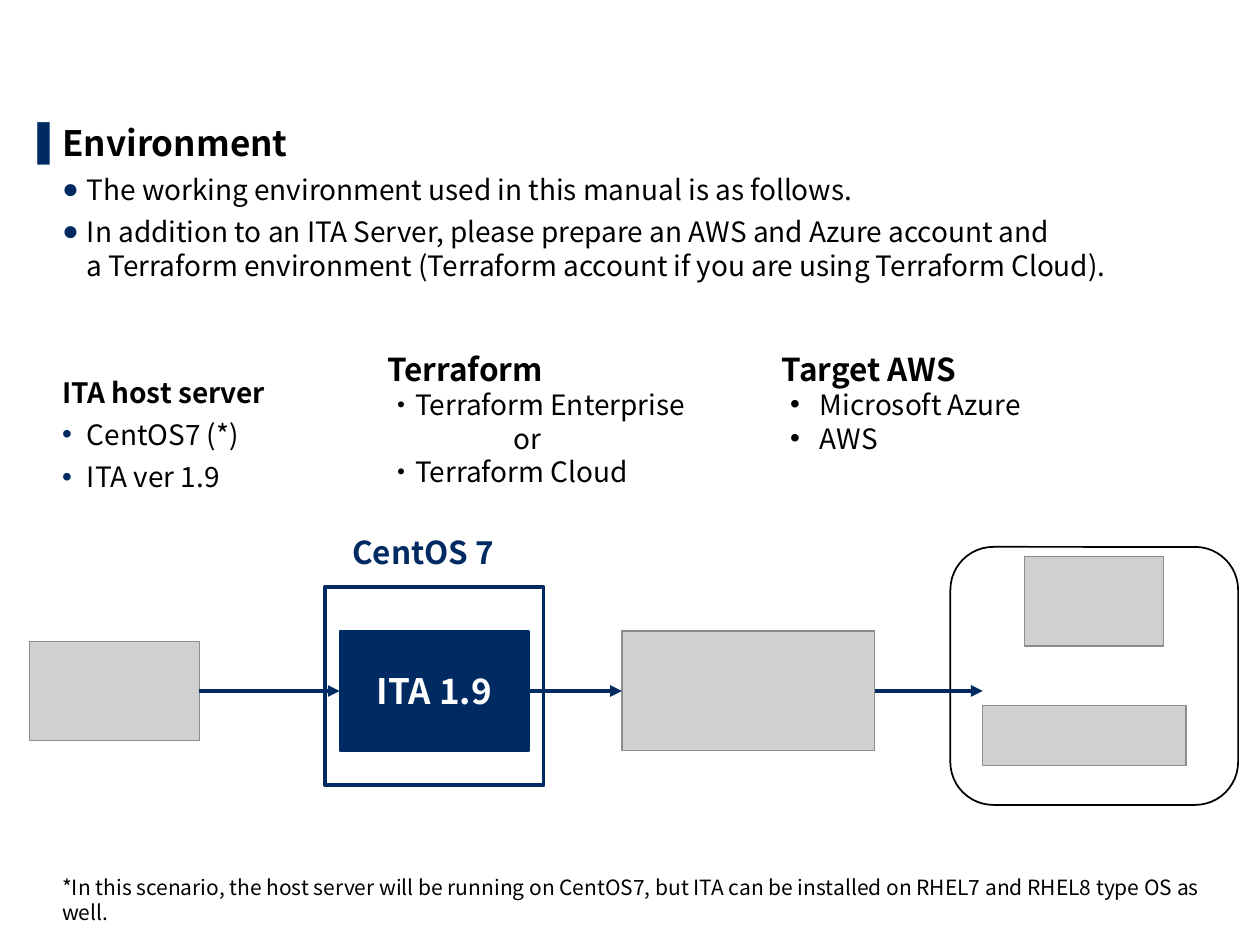
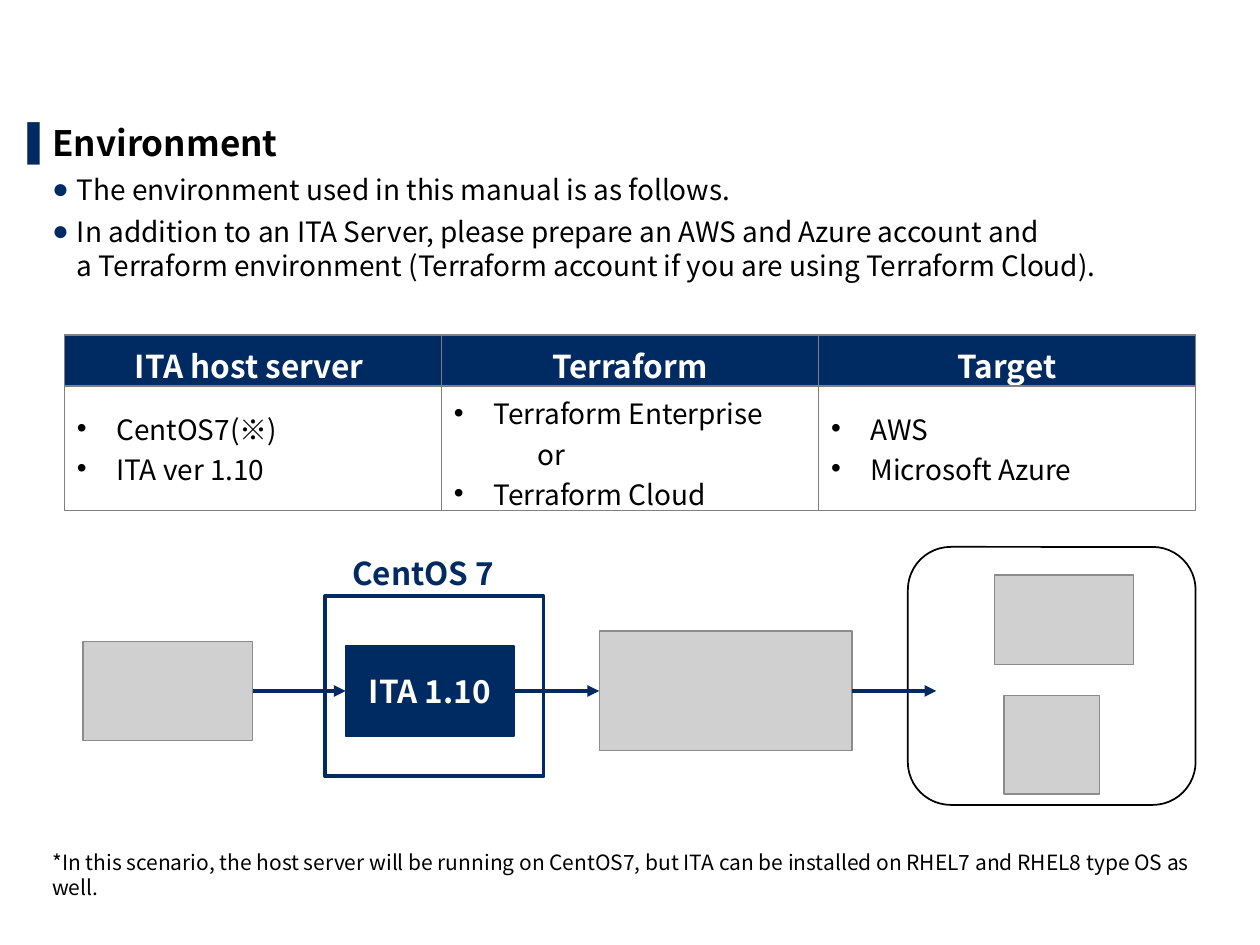
Before and after one commit to exastro-suite/it-automation-docs, a slide deck: slide 5 of asset/Learn/ITA-Terraform-driver-practice_en.pptx (slide 6 before the commit). Drawn at 1260x945 pixels with LibreOffice and Linux fonts; fonts in the diff are those of the drawing; grey boxes stand for pictures; background and template pictures are left out. Boxes give left, top, right and bottom in pixels: in the first picture for what was removed or moved away, otherwise in the second. Text is boxed around its words. In the diff, an @@ line names an element or a change of style, - is before the commit and + after.

```diff
--- a/asset/Learn/ITA-Terraform-driver-practice_en.pptx
+++ b/asset/Learn/ITA-Terraform-driver-practice_en.pptx
@@ text "Environment": place and size @@
-text "Environment" at (62, 127, 1199, 900)
+text "Environment" at (52, 127, 1189, 896)
@@ text at (77, 177, 730, 201): text changed @@
-  ● The working environment used in this manual is as follows.
+  ● The environment used in this manual is as follows.
@@ table added at (64, 335, 1194, 515), 2 rows, 3 columns @@
+ITA host server | Terraform | Target
+CentOS7(※) / ITA ver 1.10 | Terraform Enterprise / or / Terraform Cloud | AWS / Microsoft Azure
@@ text removed at (387, 355, 685, 483) @@
-Terraform
-・Terraform Enterprise
-or
-・Terraform Cloud
@@ text removed at (782, 357, 1021, 450) @@
-  Target AWS
-  • Microsoft Azure
-  • AWS
@@ text at (62, 380, 265, 488): paragraphs removed @@
-  ITA host server
-  • CentOS7 (*)
-  • ITA ver 1.9
@@ text "CentOS 7": place and size @@
-text "CentOS 7" at (352, 540, 495, 565)
+text "CentOS 7" at (352, 561, 495, 586)
@@ rounded rectangle: place and size @@
-rounded rectangle at (950, 547, 1237, 805)
+rounded rectangle at (908, 547, 1196, 805)
@@ rectangle: place and size @@
-rectangle at (325, 587, 543, 786)
+rectangle at (325, 596, 543, 776)
@@ picture: place and size @@
-picture at (1024, 557, 1163, 646)
+picture at (994, 575, 1133, 664)
@@ picture: place and size @@
-picture at (30, 641, 200, 741)
+picture at (83, 641, 253, 741)
@@ rectangle "ITA 1.10": place and size @@
-rectangle "ITA 1.10" at (340, 631, 529, 751)
+rectangle "ITA 1.10" at (345, 646, 514, 736)
@@ picture: place and size @@
-picture at (622, 631, 876, 751)
+picture at (600, 631, 853, 751)
@@ text in rectangle at (369, 679, 491, 704): text changed; size 20 to 18 pt @@
-ITA 1.9
+ITA 1.10
@@ arrow moved from (199, 690) - (340, 690) to (253, 690) - (345, 690) @@
@@ arrow moved from (529, 690) - (622, 690) to (514, 690) - (600, 690) @@
@@ arrow moved from (874, 690) - (983, 690) to (852, 690) - (936, 690) @@
@@ picture removed at (983, 706, 1186, 766) @@
@@ picture added at (1004, 696, 1100, 794) @@
```
Also in this commit, not shown: 16 other slides changed, 1 slide removed, 11 other files.
